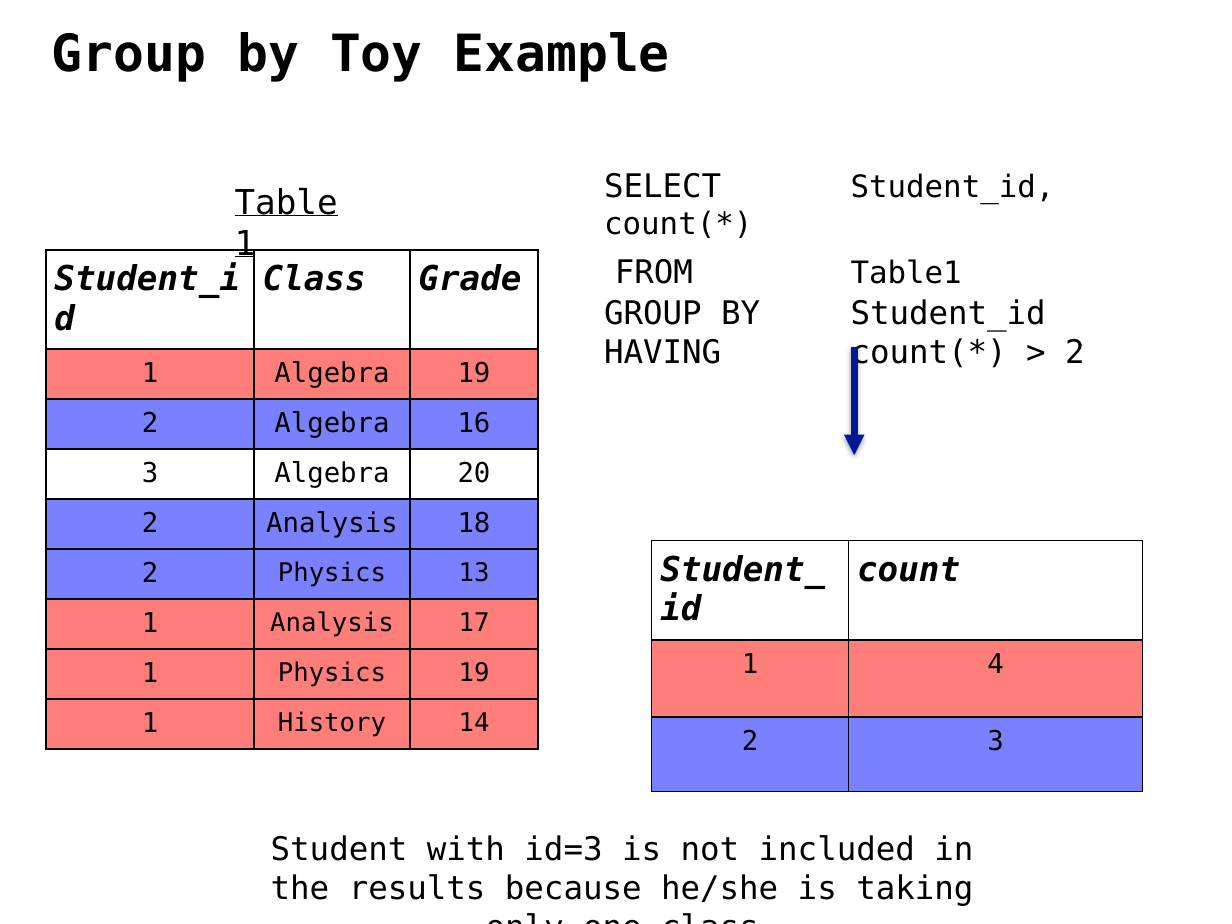
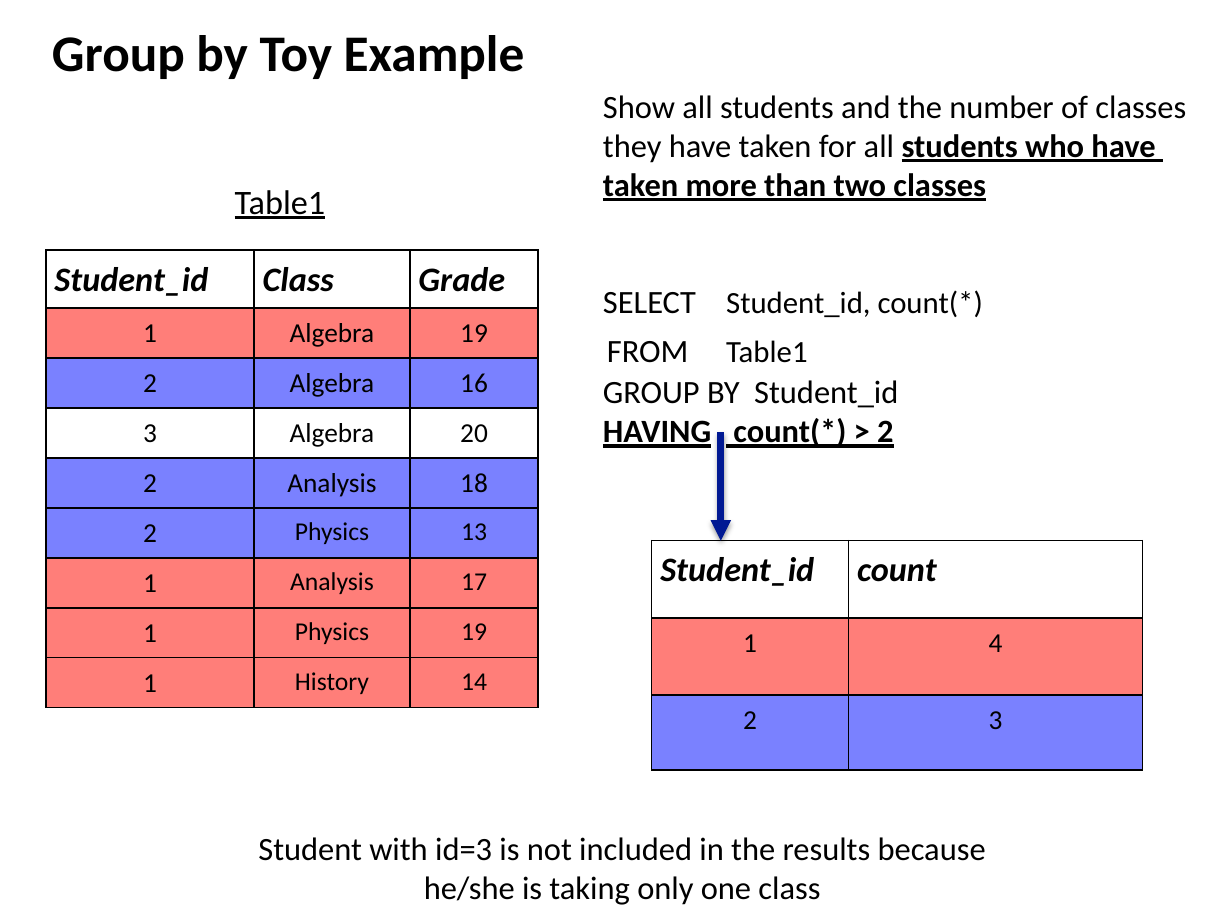
Before and after one commit to ipeirotis/introduction-to-databases, a slide deck: slide 14 of session5/D-SQL_Aggregation_Queries.pptx. Drawn at 1232x924 pixels with LibreOffice and Linux fonts; fonts in the diff are those of the drawing. Boxes give left, top, right and bottom in pixels: in the first picture for what was removed or moved away, otherwise in the second. Text is boxed around its words. In the diff, an @@ line names an element or a change of style, - is before the commit and + after.

```diff
--- a/session5/D-SQL_Aggregation_Queries.pptx
+++ b/session5/D-SQL_Aggregation_Queries.pptx
@@ text "Show all students and the ...": place and size @@
-text "Show all students and the ..." at [604,173,1085,370]
+text "Show all students and the ..." at [603,95,1186,448]
@@ text at [603,95,1186,201]: paragraph added @@
+Show all students and the number of classes
+they have taken for all students who have
+taken more than two classes
@@ font DejaVu Sans Mono to Calibri in 3 elements at [52,35,525,79], [258,837,986,905], [235,190,326,219] @@
@@ table at [46,250,537,708] @@
@@ font DejaVu Sans Mono to Calibri @@
@@ text at [603,290,983,448]: font DejaVu Sans Mono to Calibri in "SELECT Student_id, count(*)", "FROM Table1", "GROUP BY Student_id", "HAVING count(*) > 2"; bold on, underline on in "HAVING count(*) > 2" @@
@@ arrow moved from (854, 346) - (854, 455) to (721, 432) - (721, 541) @@
@@ table at [652,541,1143,770] @@
@@ font DejaVu Sans Mono to Calibri @@
```
Also in this commit, not shown: 20 other slides changed, 1 slide removed.
